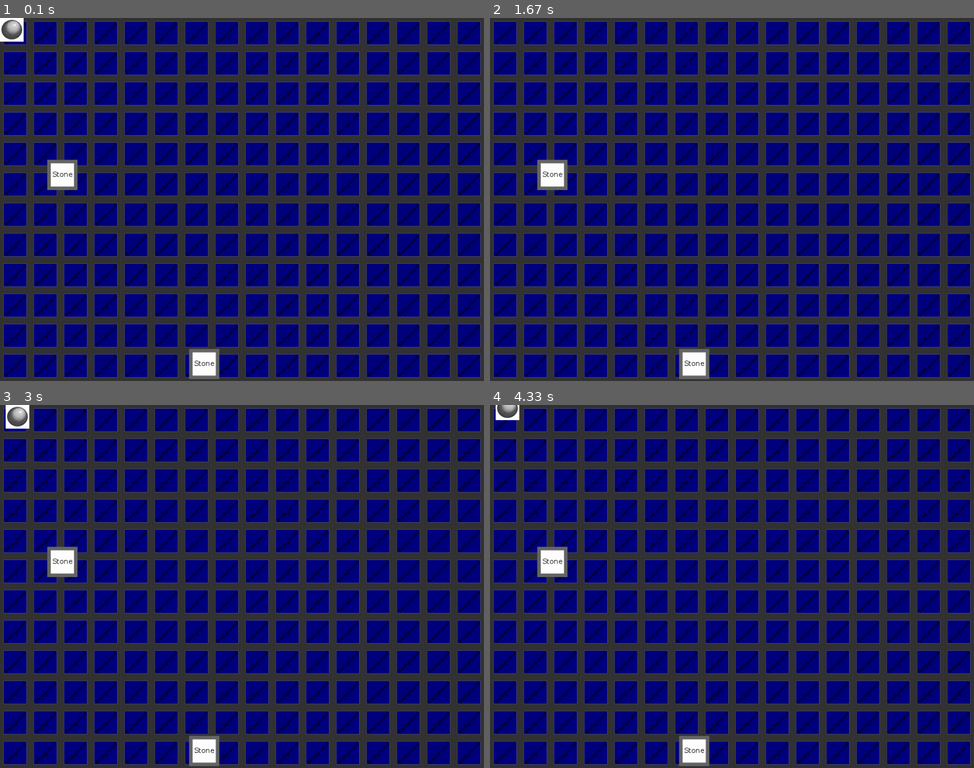
Above: before the commit, frames 1-4 (two rows, left to right).
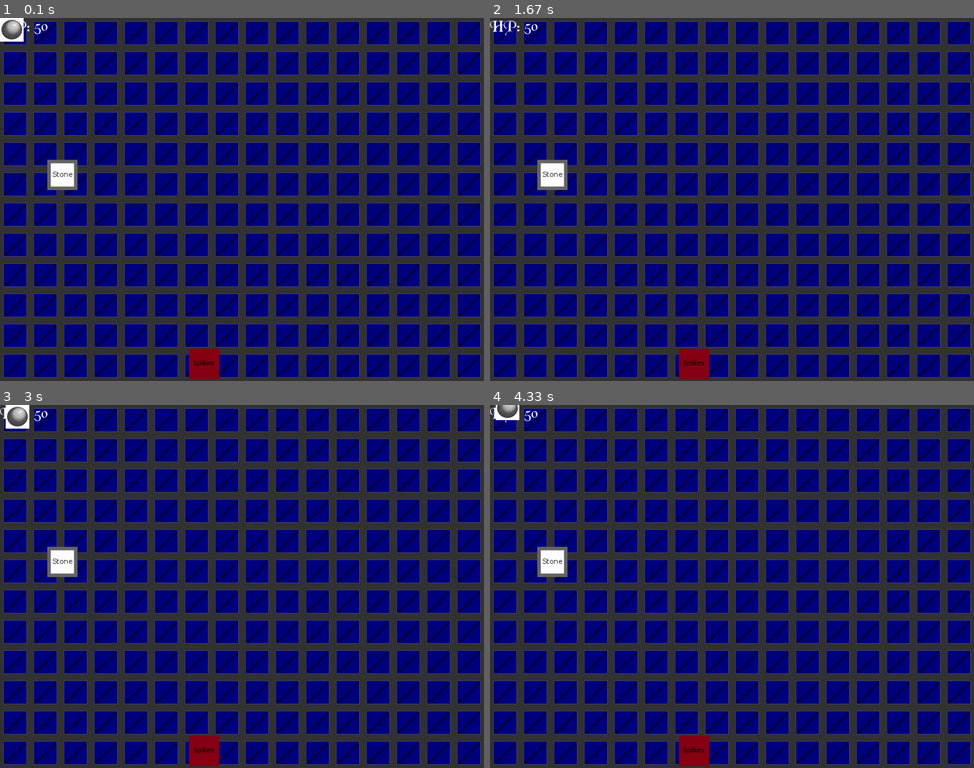
Above: after the commit, the same moments.

Repository: HallaSurvivor/mineEye
Game: pygame game, started from run.py
Same seed, same stepped clock (60 frames per second), same inputs: the game is played once before the commit and once after it.
Inputs:
- Up to frame 1 (0.1 s): no input
- Up to frame 2 (1.67 s): hold Right 0.33-0.8 s; hold Up 0.83-1.13 s
- Up to frame 3 (3 s): hold Down 2.23-2.53 s; hold Left 2.57-2.97 s
- Up to frame 4 (4.33 s): hold Up 3-3.37 s; hold Down from 4.07 s (still down)

The runs differ from the first frame. In frame 1, 0.6% of the frame differs, in the area x 4-46%, y 0-100%; in frame 2, 0.7%, in the area x 0-46%, y 0-100%; in frame 3, 0.6%; in frame 4, 0.6%.

Commit message:
Added spikes and a font.
Added Hero.hp to store the damage the Hero has taken.

Diff:
--- a/run.py
+++ b/run.py
@@ -1,6 +1,7 @@
 """
 Run the game.
 """
+import os
 import pygame
 import logging
 import config
@@ -10,6 +11,9 @@
 logger = logging.getLogger(__name__)
 
 pygame.init()
+
+HP_FONT = pygame.font.Font(os.path.join('Fonts', 'BLKCHCRY.TTF'), 32)
+
 screen = pygame.display.set_mode(config.SCREEN_RESOLUTION)
 background = sn.create_background(sn.load('background.png'))
 
@@ -22,7 +26,8 @@
 wall_list.add(wall_1)
 all_sprites_list.add(wall_1)
 
-wall_2 = sn.Wall(400, 700, sn.load('stone.png'))
+wall_2 = sn.Wall(400, 700, sn.load('spikes.png'))
+wall_2.damage_player = True
 wall_list.add(wall_2)
 all_sprites_list.add(wall_2)
 
@@ -36,6 +41,9 @@
     #TODO: Make the background move instead of the HeroSprite. Watch videos of other games, the Hero is always centered
 
     screen.blit(background, (0, 0))
+
+    Hero_hp = HP_FONT.render("HP: {0}".format(Hero.hp), 1, (255, 255, 255))
+    screen.blit(Hero_hp, (0, 0))
 
     for event in pygame.event.get():
         if event.type == pygame.QUIT:
--- a/spritenames.py
+++ b/spritenames.py
@@ -27,7 +27,6 @@
 
     return image
 
-
 def create_background(background_tile):
     """
     Creates a surface made by tiling the background_tile image
@@ -54,6 +53,8 @@
 
     self.image is the picture associated with the Hero, should be 48x48
 
+    self.hp is the Health remaining for the Hero.
+
     self.change_x is the Hero's movement speed in the x direction
     self.change_y is the Hero's movement speed in the y direction
 
@@ -72,6 +73,8 @@
         super().__init__()
 
         self.image = load('herosprite.png')
+
+        self.hp = 50
 
         self.change_x = 0
         self.change_y = 0
@@ -105,6 +108,8 @@
                 self.rect.right = block.rect.left
             else:
                 self.rect.left = block.rect.right
+            if block.damage_player:
+                self.hp -= 5
 
         self.rect.y += self.change_y
 
@@ -114,11 +119,15 @@
                 self.rect.bottom = block.rect.top
             else:
                 self.rect.top = block.rect.bottom
+            if block.damage_player:
+                self.hp -= 5
 
 
 class Wall(pygame.sprite.Sprite):
     """
     Wall the Hero can collide with.
+
+    self.damage_player is True if the player is hurt on contact (spikes) but False otherwise
     """
     def __init__(self, x, y, image):
         """
@@ -134,3 +143,5 @@
         self.rect = self.image.get_rect()
         self.rect.y = y
         self.rect.x = x
+
+        self.damage_player = False
Binary file added: Fonts/BLKCHCRY.TTF
Binary file added: Sprites/spikes.png
